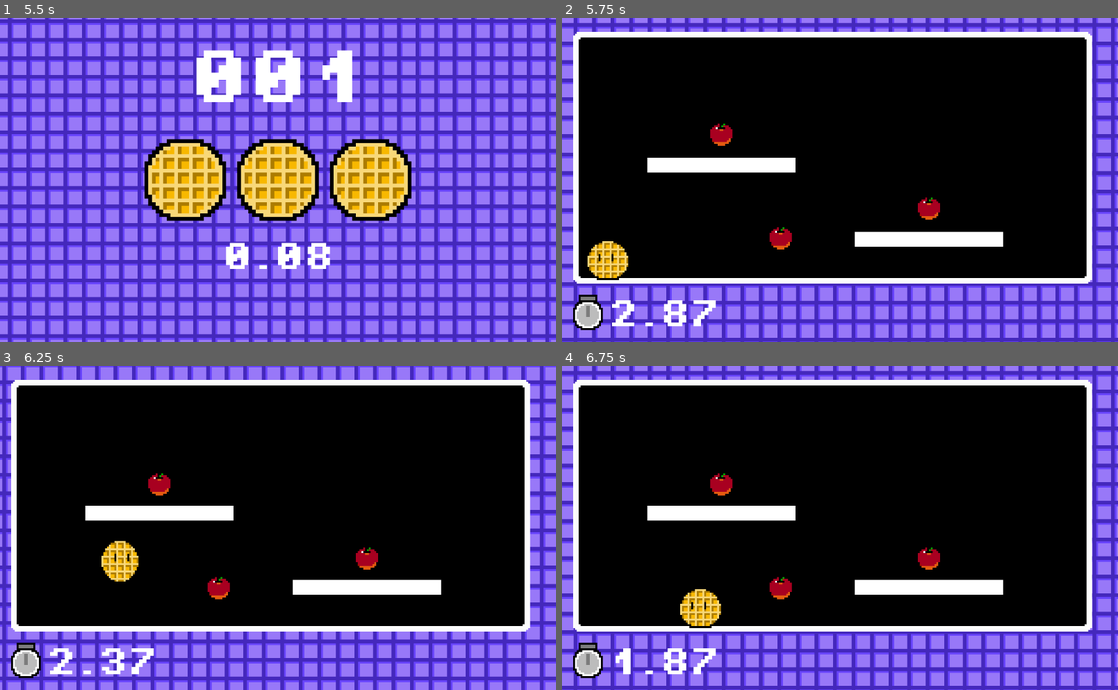
Above: before the commit, frames 1-4 (two rows, left to right).
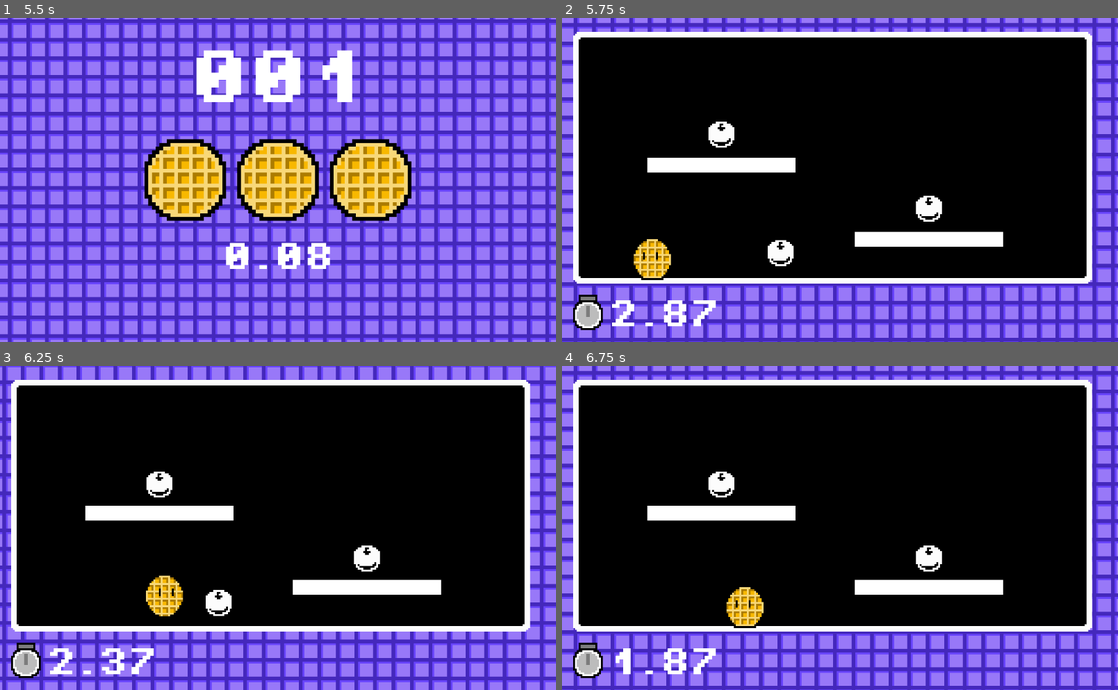
Above: after the commit, the same moments.

Repository: lima6-tech/WaffleWare
Game: Godot game, scene res://scenes/title_scene.tscn
The game is run twice, just before and just after one commit, with the same random seed, the same clock (stepped at 60 frames per second) and the same inputs.
Inputs (mouse positions are in pixels of both pictures, inside the frame that each line leads up to):
- Up to frame 1 (5.5 s): click "start" at 0.5 s; tap Enter at 1.25 s; move the mouse to (400, 163) at 1.27 s; hold Right (press_right) 1.28-2.78 s; tap Space (press_space) at 1.35, 3.6 s; click (400, 163) at 1.42 s; tap Up at 1.52, 2.27, 3.77, 4.52, 5.27 s; move the mouse to (166, 196) at 2.02 s; tap Alt at 2.1, 4.35 s; move the mouse to (333, 108) at 2.77 s; hold Left (press_left) 2.78-3.53 s; tap Shift at 2.85, 5.1 s; move the mouse to (250, 244) at 3.52 s; hold Right (press_right) 3.53-5.03 s; click (250, 244) at 3.67 s; move the mouse to (444, 228) at 4.27 s; move the mouse to (111, 131) at 5.02 s; hold Left (press_left) from 5.03 s (still down)
- Up to frame 2 (5.75 s): keep holding Left (press_left)
- Up to frame 3 (6.25 s): move the mouse to (305, 528) at 5.77 s; release Left (press_left) at 5.78 s; hold Right (press_right) from 5.78 s (still down); tap Space (press_space) at 5.85 s; click (305, 528) at 5.92 s
- Up to frame 4 (6.75 s): move the mouse to (756, 447) at 6.52 s; release Right (press_right) at 6.53 s; hold Left (press_left) from 6.53 s (still down); tap Alt at 6.6 s

Frame 1 is identical in both runs. In frame 2, 2.4% of the frame differs, in the area x 4-69%, y 31-81%; in frame 3, 2.4%; in frame 4, 2.2%.

Commit message:
Minigame 1
Completed Minigame 1

Diff:
--- a/scenes/1/minigame_1.tscn
+++ b/scenes/1/minigame_1.tscn
@@ -78,7 +78,7 @@
 position = Vector2(16, 8)
 
 [node name="PlatformPlayer" parent="Level" unique_id=811194918 instance=ExtResource("3_v5ebm")]
-position = Vector2(-128, 0)
+position = Vector2(-104, 0)
 
 [node name="Platform" type="StaticBody2D" parent="Level" unique_id=1590835176]
 position = Vector2(32, -16)
@@ -128,7 +128,7 @@
 position = Vector2(32, -32)
 
 [node name="Apple2" parent="Level" unique_id=1181407104 instance=ExtResource("4_8ucrx")]
-position = Vector2(-48, -16)
+position = Vector2(-48, -8)
 
 [node name="Apple3" parent="Level" unique_id=1226228626 instance=ExtResource("4_8ucrx")]
 position = Vector2(-80, -72)
--- a/scenes/1/platform_player.tscn
+++ b/scenes/1/platform_player.tscn
@@ -51,8 +51,8 @@
 "speed": 5.0
 }]
 
-[sub_resource type="RectangleShape2D" id="RectangleShape2D_iq14l"]
-size = Vector2(16, 16)
+[sub_resource type="CircleShape2D" id="CircleShape2D_3g010"]
+radius = 12.0
 
 [node name="PlatformPlayer" type="CharacterBody2D" unique_id=811194918 groups=["player"]]
 script = ExtResource("1_qfhli")
@@ -61,9 +61,9 @@
 position = Vector2(0, -12)
 sprite_frames = SubResource("SpriteFrames_8a6cd")
 animation = &"Move"
-frame = 1
-frame_progress = 0.99421644
+frame_progress = 0.5410492
+flip_h = true
 
 [node name="CollisionShape2D" type="CollisionShape2D" parent="." unique_id=1559597800]
-position = Vector2(0, -8)
-shape = SubResource("RectangleShape2D_iq14l")
+position = Vector2(0, -12)
+shape = SubResource("CircleShape2D_3g010")
--- /dev/null
+++ b/scenes/2/minigame_2.tscn
@@ -0,0 +1,3 @@
+[gd_scene format=3 uid="uid://875nd116ehem"]
+
+[node name="Minigame_2" type="Node2D" unique_id=1359190438]
--- a/scripts/minigame_1/platform_player.gd
+++ b/scripts/minigame_1/platform_player.gd
@@ -17,19 +17,14 @@
 	var direction := Input.get_axis("press_left", "press_right")
 	if direction:
 		velocity.x = direction * SPEED
+		animation.flip_h = (direction > 0)
 	else:
 		velocity.x = move_toward(velocity.x, 0, SPEED)
 
-	animation.flip_h = (direction > 0)
-
 	if not is_on_floor():
-		if velocity.y < 0:
-			animation.play("Jump")
+		if velocity.y < 0: animation.play("Jump")
 	else:
 		animation.play("Move")
-		if velocity.x != 0:
-			animation.speed_scale = 2
-		else:
-			animation.speed_scale = 1
+		animation.speed_scale = 2 if velocity.x != 0 else 1
 
 	move_and_slide()
Binary file changed: assets/sprites/Apple.png
Binary file added: assets/sprites/SAVE/Apple.png
Not shown, added: assets/sprites/SAVE/Apple.png.import
Not shown, added: assets/sprites/Apple.pixil
